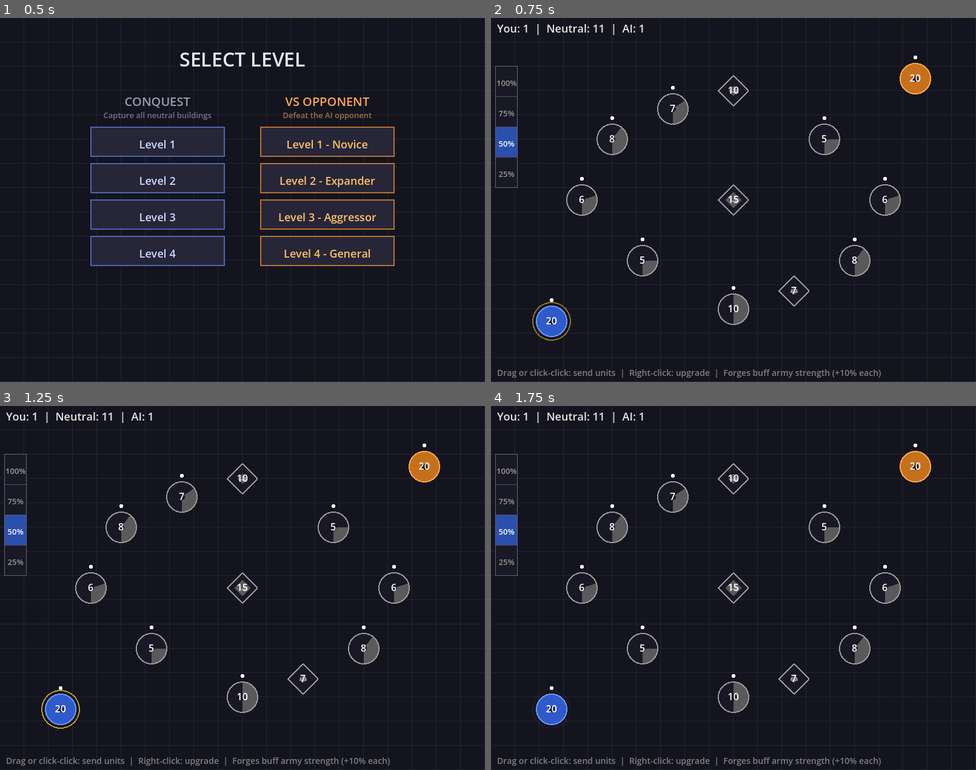
Above: before the commit, frames 1-4 (two rows, left to right).
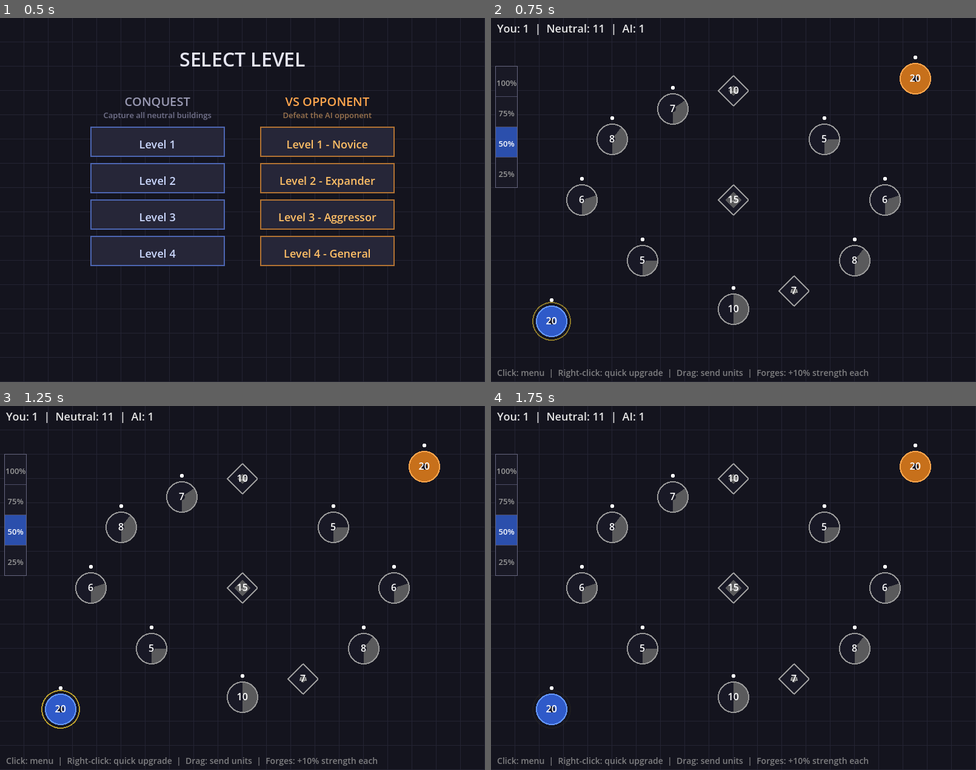
Above: after the commit, the same moments.

Repository: jamesrp/rts_game
Game: Godot game, scene res://main.tscn
Same seed, same stepped clock (60 frames per second), same inputs: the game is played once before the commit and once after it.
Inputs (mouse positions are in pixels of both pictures, inside the frame that each line leads up to):
- Up to frame 1 (0.5 s): no input
- Up to frame 2 (0.75 s): tap Enter at 0.5 s; move the mouse to (840, 181) at 0.52 s; click (840, 181) at 0.67 s
- Up to frame 3 (1.25 s): no input
- Up to frame 4 (1.75 s): tap Space at 1.25 s; drag from (636, 606) to (709, 660) at 1.27 s

Frame 1 is identical in both runs. In frame 2, 0.7% of the frame differs, in the area x 1-81%, y 96-99%; in frame 3, 0.7%; in frame 4, 0.7%.

Commit message:
Add context menu for building actions with forge upgrade option
Click an owned building to open a context menu offering "Level Up" and
"To Forge" options. Right-click still works as a quick level upgrade.
Forge upgrade costs 30 units and converts a normal building into a forge.

Co-Authored-By: Claude Opus 4.6 <noreply@anthropic.com>

Diff:
--- a/game/main.gd
+++ b/game/main.gd
@@ -27,6 +27,10 @@
 var send_ratio: float = 0.5
 var ratio_options: Array = [0.25, 0.5, 0.75, 1.0]
 var ratio_labels: Array = ["25%", "50%", "75%", "100%"]
+
+# === Context Menu State ===
+var context_menu_building_id: int = -1
+var context_menu_options: Array = []  # [{rect, label, action, enabled}]
 
 # === Game State ===
 var game_won: bool = false
@@ -346,6 +350,8 @@
 	is_dragging = false
 	drag_source_id = -1
 	send_ratio = 0.5
+	context_menu_building_id = -1
+	context_menu_options.clear()
 
 	var config: Dictionary
 	if mode == "neutral":
@@ -391,6 +397,8 @@
 	buildings.clear()
 	unit_groups.clear()
 	visual_effects.clear()
+	context_menu_building_id = -1
+	context_menu_options.clear()
 
 # === Main Loop ===
 
@@ -853,6 +861,70 @@
 		elif not has_player:
 			game_lost = true
 
+# === Context Menu ===
+
+func _open_context_menu(building_id: int) -> void:
+	var b: Dictionary = buildings[building_id]
+	context_menu_building_id = building_id
+	selected_building_id = building_id
+	context_menu_options.clear()
+
+	var menu_w: float = 130.0
+	var option_h: float = 30.0
+	var menu_x: float = b["position"].x + 30.0
+	var menu_y: float = b["position"].y - 15.0
+
+	# Clamp to screen bounds
+	if menu_x + menu_w > 790.0:
+		menu_x = b["position"].x - menu_w - 30.0
+	if menu_y < 10.0:
+		menu_y = 10.0
+
+	var y_offset: int = 0
+
+	# Option 1: Level Up (only for normal buildings, not max level, not upgrading)
+	if b["type"] == "normal" and b["level"] < MAX_BUILDING_LEVEL and not b["upgrading"]:
+		var cost: int = _get_upgrade_cost(b["level"])
+		var enabled: bool = b["units"] >= cost
+		context_menu_options.append({
+			"rect": Rect2(menu_x, menu_y + y_offset * option_h, menu_w, option_h),
+			"label": "Level Up (%d)" % cost,
+			"action": "level_up",
+			"enabled": enabled,
+		})
+		y_offset += 1
+
+	# Option 2: Upgrade to Forge (only for normal buildings, not already a forge)
+	if b["type"] == "normal":
+		var forge_cost: int = 30
+		var enabled: bool = b["units"] >= forge_cost
+		context_menu_options.append({
+			"rect": Rect2(menu_x, menu_y + y_offset * option_h, menu_w, option_h),
+			"label": "To Forge (30)",
+			"action": "to_forge",
+			"enabled": enabled,
+		})
+		y_offset += 1
+
+	# If no options available (e.g., a forge), just select without menu
+	if context_menu_options.is_empty():
+		context_menu_building_id = -1
+
+func _close_context_menu() -> void:
+	context_menu_building_id = -1
+	context_menu_options.clear()
+
+func _upgrade_to_forge(b: Dictionary) -> void:
+	b["units"] -= 30
+	b["type"] = "forge"
+	b["level"] = 1
+	b["max_capacity"] = 20
+	b["upgrading"] = false
+	b["upgrade_progress"] = 0.0
+	b["upgrade_duration"] = 0.0
+	b["gen_timer"] = 0.0
+	sfx_upgrade.play()
+
 # === Input ===
 
 func _input(event: InputEvent) -> void:
@@ -889,6 +961,36 @@
 
 	var clicked_id: int = _get_building_at(pos)
 
+	# If context menu is open, check menu clicks first
+	if context_menu_building_id != -1:
+		for opt in context_menu_options:
+			if opt["rect"].has_point(pos):
+				if opt["enabled"]:
+					var b: Dictionary = buildings[context_menu_building_id]
+					if opt["action"] == "level_up":
+						var cost: int = _get_upgrade_cost(b["level"])
+						b["units"] -= cost
+						b["upgrading"] = true
+						b["upgrade_progress"] = 0.0
+						b["upgrade_duration"] = _get_upgrade_duration(b["level"])
+						sfx_click.play()
+					elif opt["action"] == "to_forge":
+						_upgrade_to_forge(b)
+				_close_context_menu()
+				selected_building_id = -1
+				return
+		# Click on a different building while menu is open → send units
+		if clicked_id != -1 and clicked_id != context_menu_building_id:
+			_send_units(context_menu_building_id, clicked_id)
+			_close_context_menu()
+			selected_building_id = -1
+			return
+		# Click on empty space or same building → close menu
+		_close_context_menu()
+		selected_building_id = -1
+		return
+
+	# No context menu open
 	if selected_building_id == -1:
 		if clicked_id != -1 and buildings[clicked_id]["owner"] == "player":
 			is_dragging = true
@@ -910,12 +1012,14 @@
 		_send_units(drag_source_id, release_id)
 		selected_building_id = -1
 	else:
-		selected_building_id = drag_source_id
+		# Released on empty space or same building → open context menu
+		_open_context_menu(drag_source_id)
 		sfx_click.play()
 	is_dragging = false
 	drag_source_id = -1
 
 func _handle_right_click(pos: Vector2) -> void:
+	_close_context_menu()
 	var clicked_id: int = _get_building_at(pos)
 	if clicked_id != -1 and buildings[clicked_id]["owner"] == "player":
 		var b: Dictionary = buildings[clicked_id]
@@ -986,6 +1090,7 @@
 	_draw_buildings()
 	_draw_unit_groups()
 	_draw_visual_effects()
+	_draw_context_menu()
 	_draw_hud()
 
 # === Level Select Drawing ===
@@ -1230,6 +1335,31 @@
 		draw_string(font, current + Vector2(8, -4),
 			text, HORIZONTAL_ALIGNMENT_LEFT, -1, 12, text_color)
 
+func _draw_context_menu() -> void:
+	if context_menu_building_id == -1 or context_menu_options.is_empty():
+		return
+	var font := ThemeDB.fallback_font
+	for opt in context_menu_options:
+		var r: Rect2 = opt["rect"]
+		# Background
+		if opt["enabled"]:
+			draw_rect(r, Color(0.15, 0.18, 0.28, 0.95))
+		else:
+			draw_rect(r, Color(0.12, 0.12, 0.16, 0.9))
+		# Border
+		draw_rect(r, Color(0.35, 0.45, 0.7, 0.8), false, 1.0)
+		# Text
+		var text_color: Color
+		if opt["enabled"]:
+			text_color = Color(0.9, 0.95, 1.0)
+		else:
+			text_color = Color(0.4, 0.4, 0.45)
+		var label: String = opt["label"]
+		var text_size := font.get_string_size(label, HORIZONTAL_ALIGNMENT_LEFT, -1, 14)
+		var tx: float = r.position.x + 8.0
+		var ty: float = r.position.y + (r.size.y + text_size.y) / 2.0 - 2.0
+		draw_string(font, Vector2(tx, ty), label, HORIZONTAL_ALIGNMENT_LEFT, -1, 14, text_color)
+
 func _draw_hud() -> void:
 	var font := ThemeDB.fallback_font
 
@@ -1258,7 +1388,7 @@
 			HORIZONTAL_ALIGNMENT_LEFT, -1, 18, Color(0.9, 0.9, 0.9))
 
 	# Instructions
-	var help_text: String = "Drag or click-click: send units  |  Right-click: upgrade  |  Forges buff army strength (+10% each)"
+	var help_text: String = "Click: menu  |  Right-click: quick upgrade  |  Drag: send units  |  Forges: +10% strength each"
 	draw_string(font, Vector2(10, 590), help_text,
 		HORIZONTAL_ALIGNMENT_LEFT, -1, 14, Color(0.6, 0.6, 0.6, 0.8))
 
